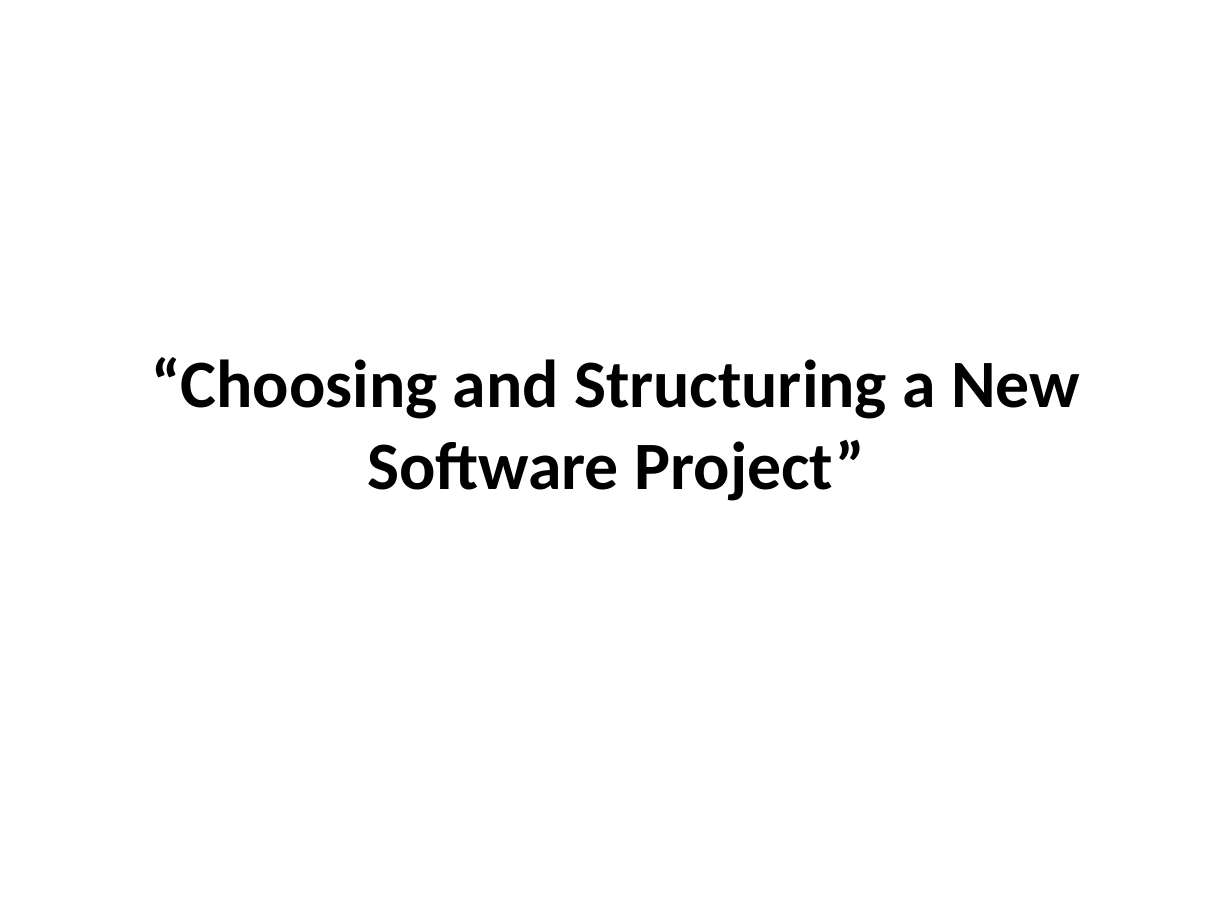
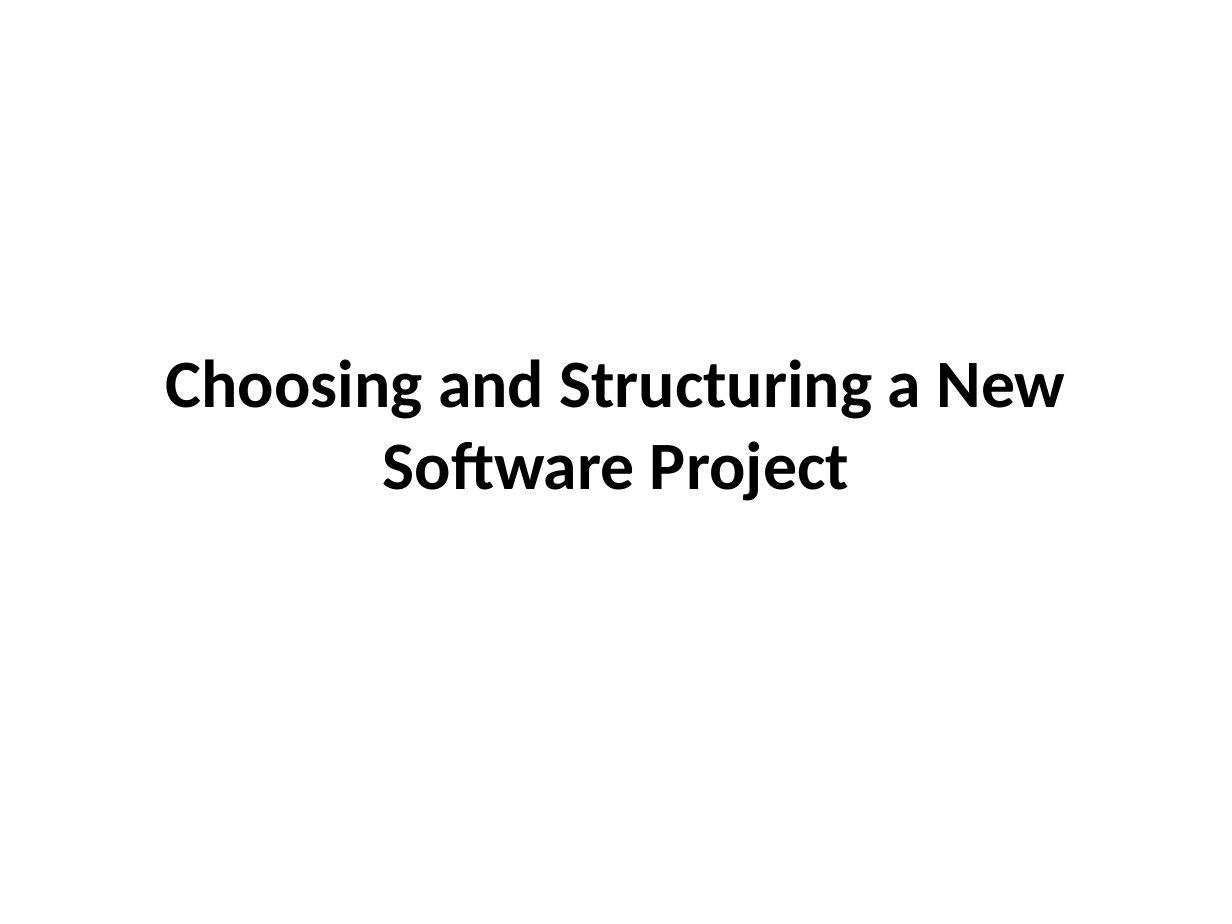
Before and after one commit to JonathanSolisP/design-course, a slide deck: slide 2 of Semana 8/software_architecture_design.pptx. Drawn at 1232x924 pixels with LibreOffice and Linux fonts; fonts in the diff are those of the drawing. Boxes give left, top, right and bottom in pixels: in the first picture for what was removed or moved away, otherwise in the second. Text is boxed around its words. In the diff, an @@ line names an element or a change of style, - is before the commit and + after.

```diff
--- a/Semana 8/software_architecture_design.pptx
+++ b/Semana 8/software_architecture_design.pptx
@@ title at (166, 359, 1065, 501): text changed @@
-“Choosing and Structuring a New Software Project”
+Choosing and Structuring a New Software Project
```
